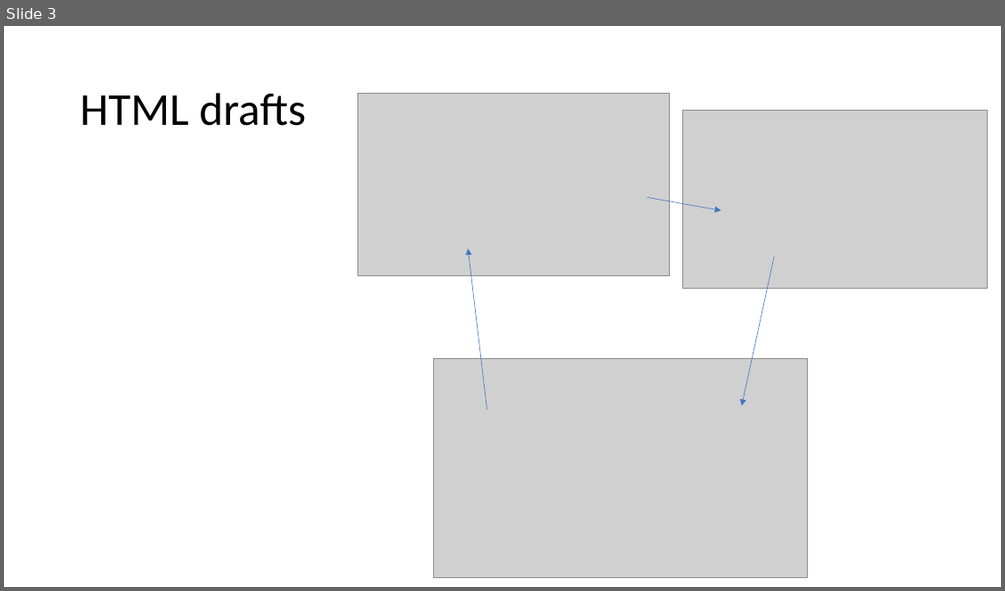
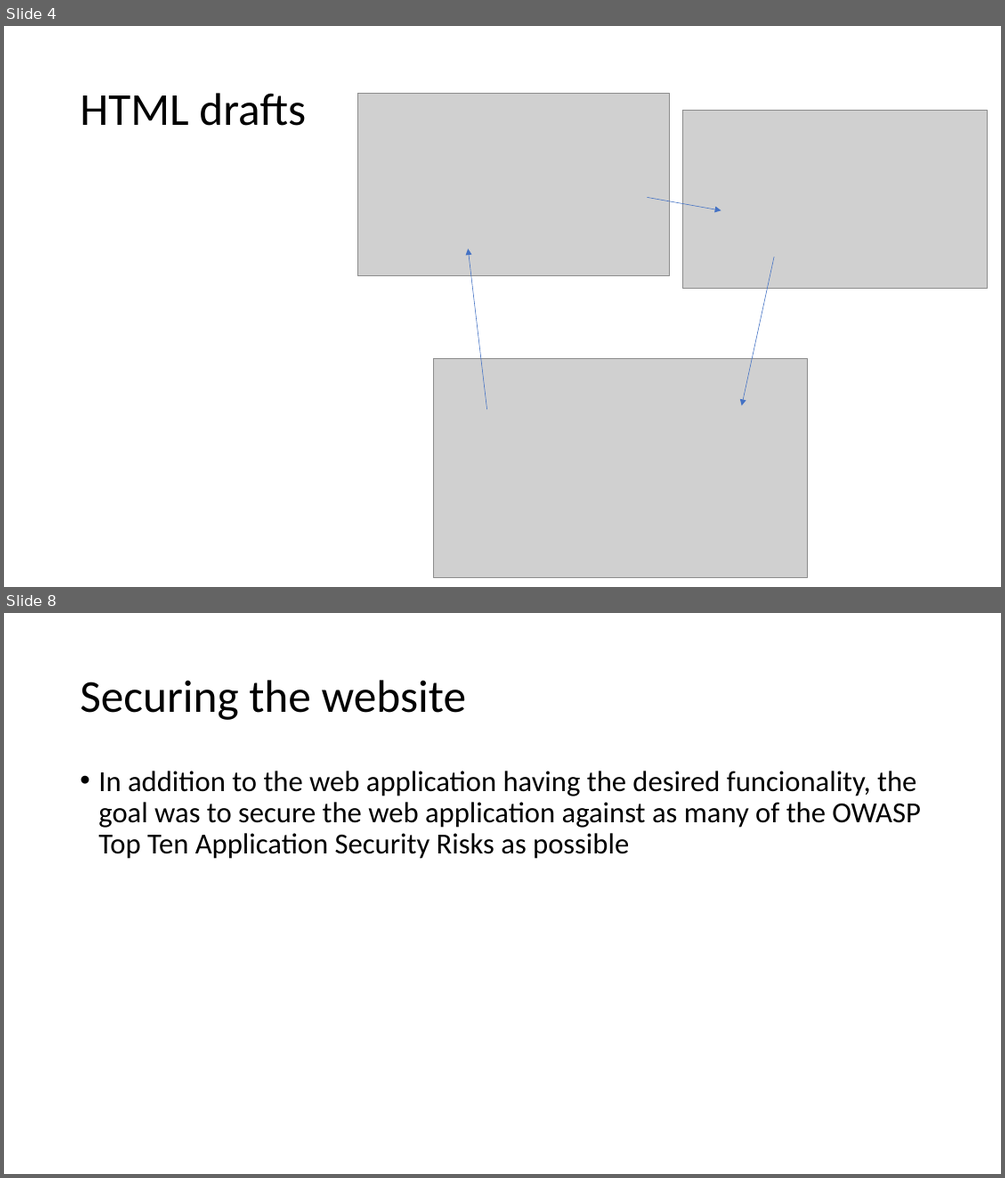
Before and after one commit to jkunnas58/dat250_netbank_fall_2020, a slide deck: Project_report_group_9.pptx. Shown one above the other, each under a label of ours: slide 3 before the commit, slides 4 and 8 after it; the slides between them are not shown. The pictures are 1005x591 and 1005x1178 pixels, drawn with LibreOffice and Linux fonts; fonts in the diff are those of the drawing; grey boxes stand for pictures. Boxes give left, top, right and bottom in pixels: in the first picture for what was removed or moved away, otherwise in the second. Text is boxed around its words. In the diff, an @@ line names an element or a change of style, - is before the commit and + after.

```diff
--- a/Project_report_group_9.pptx
+++ b/Project_report_group_9.pptx
@@ slide 8 added at (4, 613, 1001, 1174), background #FFFFFF @@
@@ title added at (80, 680, 466, 720), 44 pt, text #000000 @@
+Securing the website
@@ text added at (98, 771, 920, 859), 28 pt, text #000000 @@
+• In addition to the web application having the desired funcionality, the goal was to secure the web application against as many of the OWASP Top Ten Application Security Risks as possible
@@ what was slide 3 is now slide 4 @@
```
Also in this commit, not shown: 3 slides changed, 16 other slides added, 1 other file.
